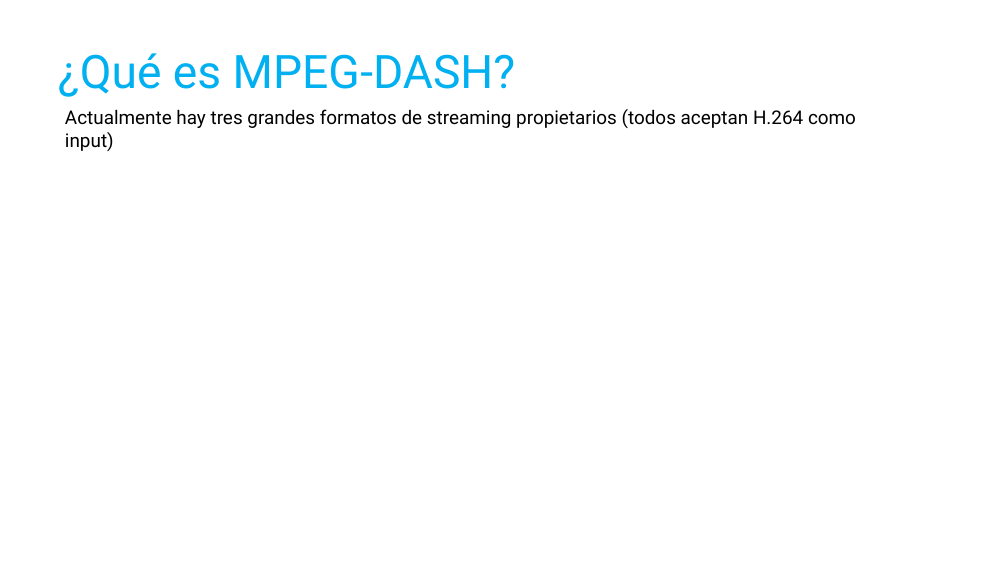
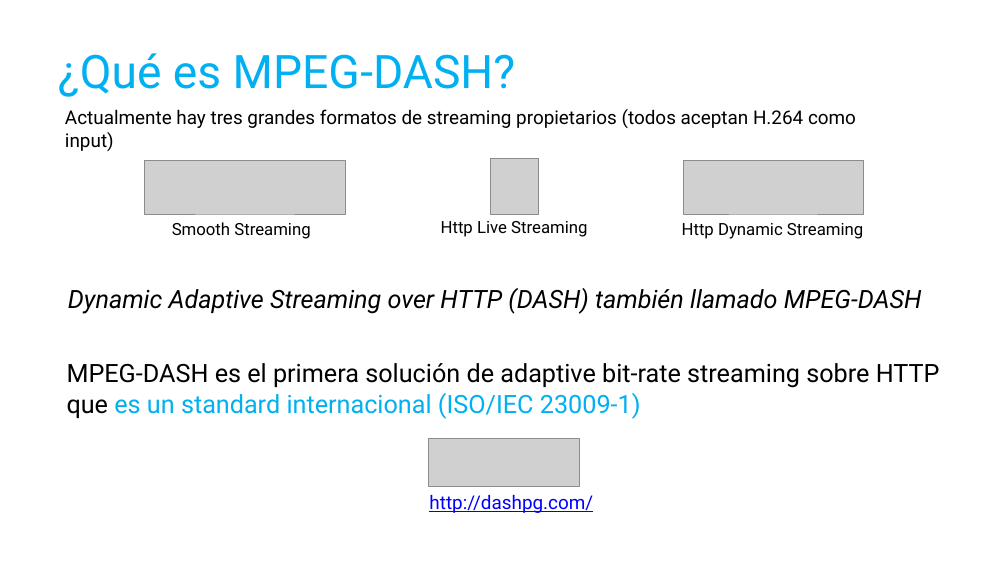
Before and after one commit to mconverti/webcast-aplicaciones-media-con-azure-media-services, a slide deck: slide 18 of webcast.pptx. Drawn at 1008x567 pixels with LibreOffice and Linux fonts; fonts in the diff are those of the drawing; grey boxes stand for pictures. Boxes give left, top, right and bottom in pixels: in the first picture for what was removed or moved away, otherwise in the second. Text is boxed around its words. In the diff, an @@ line names an element or a change of style, - is before the commit and + after.

Commit message:
# added final decks

```diff
--- a/webcast.pptx
+++ b/webcast.pptx
@@ picture added at [144,160,346,214] @@
@@ picture added at [490,158,538,215] @@
@@ picture added at [684,160,864,214] @@
@@ text added at [172,222,310,239], 16 pt, text #000000 @@
+Smooth Streaming
@@ text added at [441,221,587,237], 16 pt, text #000000 @@
+Http Live Streaming
@@ text added at [682,223,863,239], 16 pt, text #000000 @@
+Http Dynamic Streaming
@@ text added at [68,288,922,314], 24 pt, text #000000, italic @@
+Dynamic Adaptive Streaming over HTTP (DASH) también llamado MPEG-DASH
@@ text added at [67,363,940,419], 24 pt, text #000000 @@
+MPEG-DASH es el primera solución de adaptive bit-rate streaming sobre HTTP
+que es un standard internacional (ISO/IEC 23009-1)
@@ picture added at [429,439,579,487] @@
@@ text added at [429,494,593,513], 18 pt, text #0000FF, underline @@
+http://dashpg.com/
```
Also in this commit, not shown: 1 slide added.
